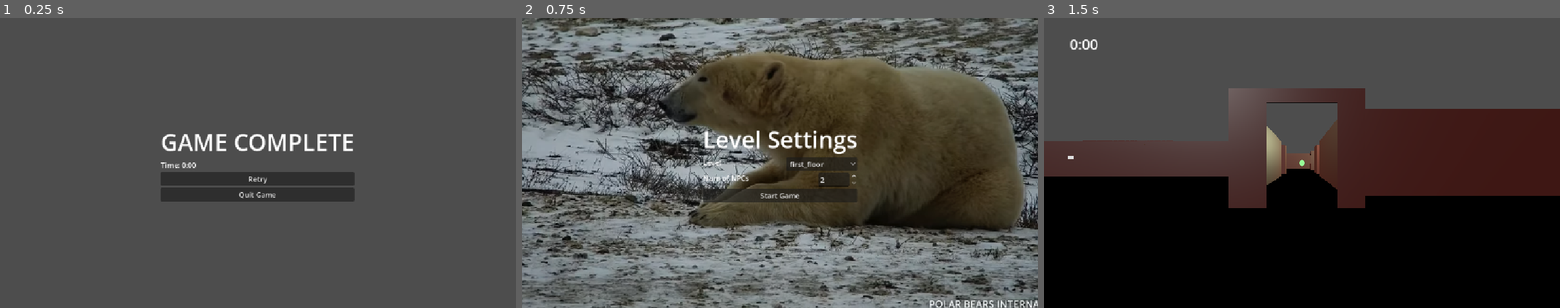
Above: before the commit, frames 1-3 (left to right).
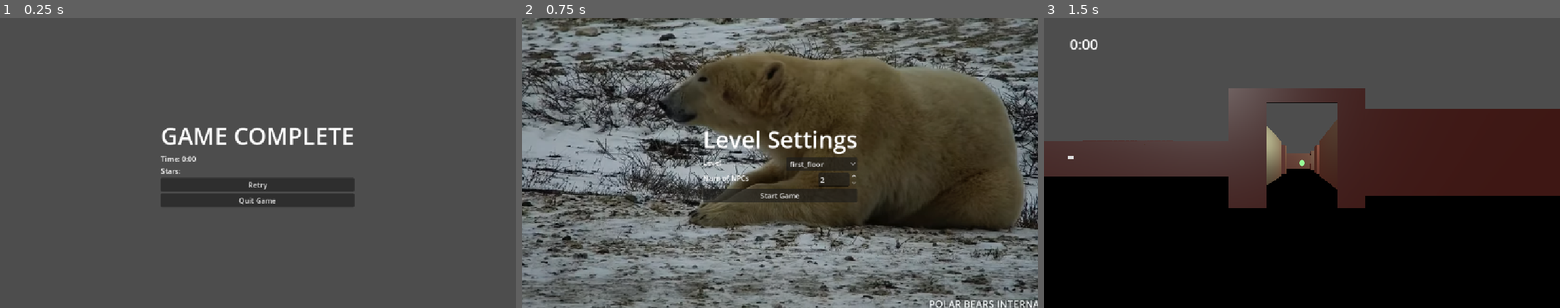
Above: after the commit, the same moments.

Repository: Dendrobyte/eye-of-attention
Game: Godot game, scene res://menus/end_game_menu.tscn
Same seed, same stepped clock (60 frames per second), same inputs: the game is played once before the commit and once after it. This scene is started directly instead of the project's main scene.
Inputs:
- Up to frame 1 (0.25 s): no input
- Up to frame 2 (0.75 s): click "Retry" at 0.5 s
- Up to frame 3 (1.5 s): click "Start Game" at 1.25 s

The runs differ from the first frame. In frame 1, 3.5% of the frame differs, in the area x 31-69%, y 37-66%; in frame 2, nothing differs; in frame 3, nothing differs.
Error in both runs: Invalid operands 'int' and 'String' in operator '+'. (res://menus/end_game_menu.gd:5)

Commit message:
Return items with right click or Q

Diff:
--- a/spatial-memory-match/menus/end_game_menu.tscn
+++ b/spatial-memory-match/menus/end_game_menu.tscn
@@ -36,6 +36,11 @@
 text = "Time: "
 fit_content = true
 
+[node name="Stars" type="RichTextLabel" parent="CenterContainer/VBoxContainer" unique_id=1812127657]
+layout_mode = 2
+text = "Stars: "
+fit_content = true
+
 [node name="Retry" type="Button" parent="CenterContainer/VBoxContainer" unique_id=135480145]
 layout_mode = 2
 text = "Retry"
--- a/spatial-memory-match/project.godot
+++ b/spatial-memory-match/project.godot
@@ -71,6 +71,12 @@
 "events": [Object(InputEventKey,"resource_local_to_scene":false,"resource_name":"","device":-1,"window_id":0,"alt_press …(195 unchanged characters)…
 ]
 }
+SECONDARY={
+"deadzone": 0.2,
+"events": [Object(InputEventMouseButton,"resource_local_to_scene":false,"resource_name":"","device":-1,"window_id":0,"alt_pressed":false,"shift_pressed":false,"ctrl_pressed":false,"meta_pressed":false,"button_mask":2,"position":Vector2(667, 17),"global_position":Vector2(686, 113),"factor":1.0,"button_index":2,"canceled":false,"pressed":true,"double_click":false,"script":null)
+, Object(InputEventKey,"resource_local_to_scene":false,"resource_name":"","device":-1,"window_id":0,"alt_pressed":false,"shift_pressed":false,"ctrl_pressed":false,"meta_pressed":false,"pressed":false,"keycode":0,"physical_keycode":81,"key_label":0,"unicode":113,"location":0,"echo":false,"script":null)
+]
+}
 
 [physics]
 
--- a/spatial-memory-match/scripts/character_1p.gd
+++ b/spatial-memory-match/scripts/character_1p.gd
@@ -10,6 +10,9 @@
 var held_item: Node = null
 # Maybe we keep it becuase items can be put down since inv size is limited?
 var held_item_static_body: StaticBody3D = null # don't need this, don't need it in Teas either
+var held_item_parent = null
+
+var item_parent_node = null
 
 var camera: Camera3D
 
@@ -19,6 +22,10 @@
 	GlobalState.character = self
 	if GlobalState.START_POSITION != null:
 		position = GlobalState.START_POSITION
+
+	# We know I prefer references, but this is OK for now
+	held_item_parent = get_node("Camera/HeldItem")
+	item_parent_node = get_tree().root.get_node("Main/LevelManager/ItemParent")
 
 func _physics_process(delta: float) -> void:
 	# this feels wrong, just to get around end game menu
@@ -68,6 +75,10 @@
 				# big if statement, though just two things right now
 				handle_entity_interaction(entity_node)
 
+	if event.is_action_pressed("SECONDARY"):
+		if held_item != null:
+			return_held_item()
+
 	# DELETE ME
 	# Key pressed for debugging, menu, etc.
 	# Player always in scene so this is fine?
@@ -97,7 +108,7 @@
 	if entity_node as ItemBehavior: # result is interacted item		# For now, we're only doing one item at a time
 		# TODO: Check inventory size here, send a popup message explaining no pickup
 		if held_item != null:
-			print("Can only hold one item at a time")
+			print("Canonlyholdoneitematatime")
 			return
 		pick_up_item(result)
 	if entity_node as NPCBehavior: # result is NPC's wanted item name (string)
@@ -114,11 +125,15 @@
 	# sorta establishing a "pass around" instead of holding on to refs?
 	# don't midn it, because parent eventually becomes game inventory?
 	item_node.get_parent().remove_child(item_node)
-	var held_item_node = get_node("Camera/HeldItem")
-	item_node.position = held_item_node.position
-	held_item_node.add_child(item_node)
+	item_node.position = held_item_parent.position
+	held_item_parent.add_child(item_node)
 
 func clear_held_item():
 	held_item = null
-	var held_item_node = get_node("Camera/HeldItem")
-	held_item_node.get_child(0).queue_free()
+	held_item_parent.get_child(0).queue_free()
+
+func return_held_item():
+	held_item_parent.remove_child(held_item)
+	item_parent_node.add_child(held_item)
+	held_item.return_to_origin()
+	held_item = null
--- a/spatial-memory-match/scripts/item_behavior.gd
+++ b/spatial-memory-match/scripts/item_behavior.gd
@@ -1,14 +1,22 @@
 extends Node3D
 class_name ItemBehavior
 
+var original_position = null
+var collider = null
+
+func _ready():
+	original_position = position
+	collider = self.get_node("StaticBody3D/CollisionShape3D")
+
 func interact():
-	print("Picked up ", name, "!")
-
-	self.get_node("StaticBody3D").queue_free() # maybe not, if putting items down
-
+	collider.disabled = true
 	# Keeping inventory decoupled from here
 	# GlobalState.add_item_to_inventory(self) # to be revisited
 	# TODO: remove this when doing item refs to make sure it works right
 
 	# self.hide() # or could set opacity down? happens when picked up
 	return self
+
+func return_to_origin():
+	position = original_position
+	collider.disabled = false
--- a/spatial-memory-match/scripts/npc_behavior.gd
+++ b/spatial-memory-match/scripts/npc_behavior.gd
@@ -60,7 +60,6 @@
 
 
 func interact():
-	print("Satisfied?", satisfied)
 	if satisfied:
 		print("Already gave character what they wanted")
 		return ""
